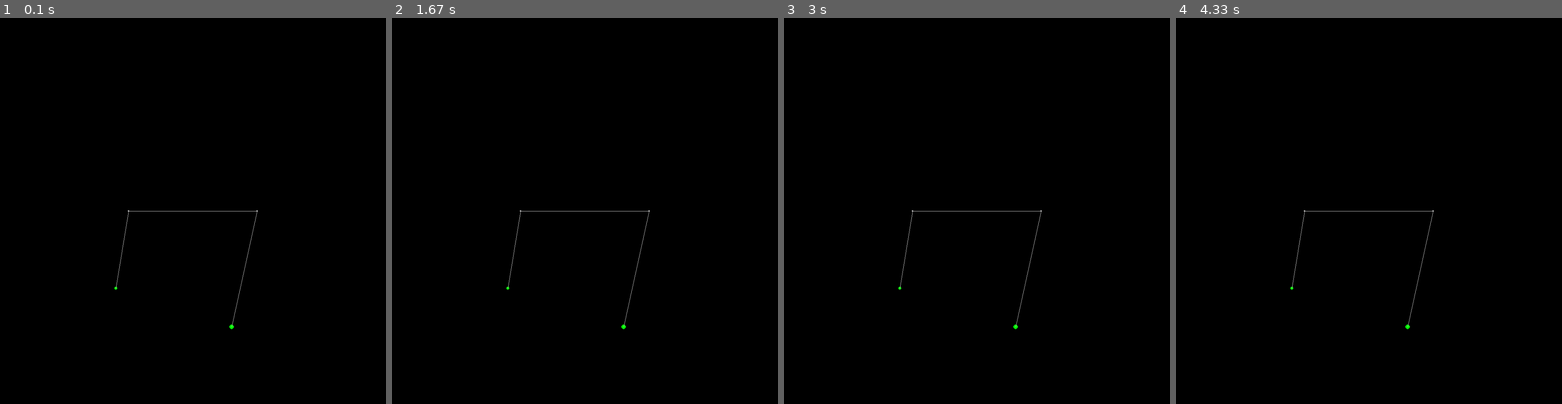
Above: before the commit, frames 1-4 (left to right).
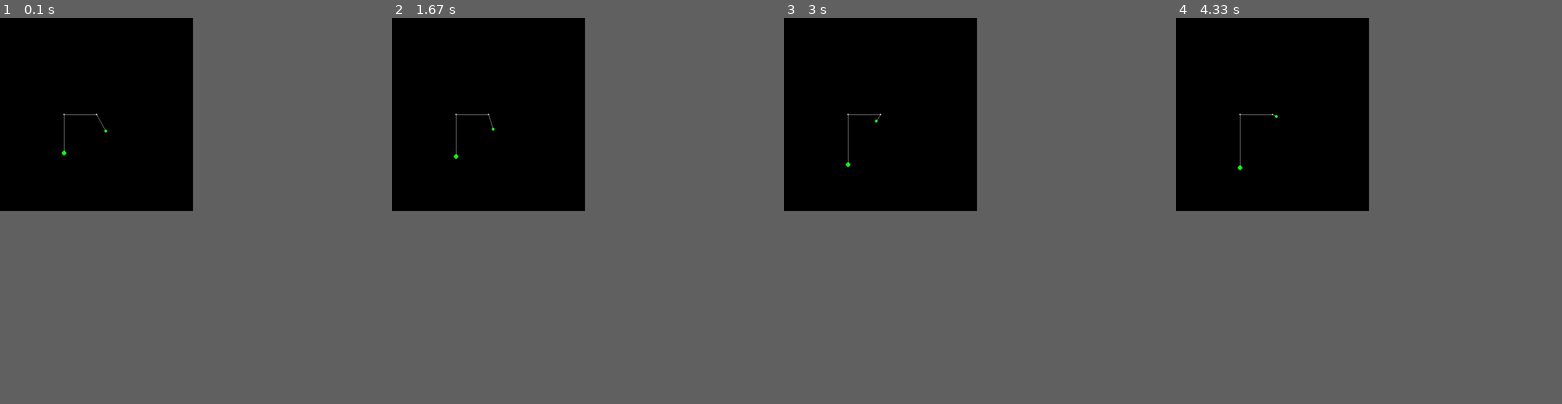
Above: after the commit, the same moments.

Repository: Tclack88/numerical_solutions
Game: pygame game, started from pygame_animation/simulation.py
Two runs of this game, one before a commit and one after it. Both use one fixed random seed, a clock stepped at 60 frames per second and the inputs below.
Inputs:
- Up to frame 1 (0.1 s): no input
- Up to frame 2 (1.67 s): no input
- Up to frame 3 (3 s): no input
- Up to frame 4 (4.33 s): no input
In our replay, the window is 900x900 before the commit and 450x450 after it. These sizes can differ from the game's own. Grey fills any space a smaller window leaves; there, only what the larger window draws over its background counts as a difference.

The runs differ from the first frame. In frame 1, 0.2% of the frame differs, in the area x 16-67%, y 24-81%; in frame 2, 0.2%; in frame 3, 0.2%; in frame 4, 0.2%.

Commit message:
poor and sloppy attempt to make atwood in simulation

Diff:
--- a/pygame_animation/atwood.py
+++ b/pygame_animation/atwood.py
@@ -1,59 +1,76 @@
-import matplotlib.pyplot as plt
-import matplotlib
 import numpy as np
 from numpy import pi, cos, sin
-from random import random as rand
-import scipy
-from scipy.integrate import odeint, solve_ivp
+from scipy.integrate import solve_ivp
 
-g = 9.807
-m = 1
-M = 3
-L = 1.5 # length of rope
-d = 1 # distance between pulleys
+# g = 9.807
+# m = 1
+# M = 3
+# L = 1.5 # length of rope
+# d = 1 # distance between pulleys
 
-def derivatives(t,y):
-    # Expected input: y = [r, r', o, o']
-    r = y[0:2]
-    o = y[2:4]
-    r_derivs = [r[1], (m*r[0]*o[1]**2 + g*(m*cos(o[0])-M))/(m+M)] # r' and r''
-    o_derivs = [o[1], (-g*sin(o[0]) - 2*r[1]*o[1])/r[0]] # o' and o''
-    dydt =  np.array(r_derivs + o_derivs) # concat derivs and return array
-    return dydt
+class Atwood:
+    def __init__(self, g, L, m, M, d):
+        self.g = g
+        self.L = L
+        self.m = m # mass1
+        self.M = M # mass2
+        self.d = d # distance between pulleys
 
-def animate(i):
-    lim = 100 # set how amny prevous points will be included in the motion
-    ax.clear()
-    ax.set(xlim = (-2,2), ylim = (-2,2))
-    # Plot the motion of the "main mass"
-    if i <= lim:
-        ax.plot(x[:i],y[:i])
-    else:
-        ax.plot(x[i-lim:i],y[i-lim:i])
-    ax.plot([0,x[i-1]],[0,y[i-1]],lw=1,c='blue')
-    ax.plot(x[i-1],y[i-1],c='blue',marker='o',markersize=3*m)
-    # plot the motion of the other mass
-    ax.plot(x2[i-1],y2[i-1], marker='o', c='blue',markersize=3*M)
-    ax.plot([-1,x2[i-1]],[0,y2[i-1]],lw=1,c='blue')
-    # Plot pulleys and connecting rope
-    ax.plot(0,0, marker='o',c='black')
-    ax.plot(-1,0, marker='o',c='black')
-    ax.plot([-1,0],[0,0], c='blue',lw=1)
 
-y0 = np.array([1, 0, pi/6, 0]) # initial conditions (r, r', o, o')
-t_range = np.linspace(0,10,num=1001)
-plot_range = range(len(t_range))
+    def derivatives(self,t,y):
+        # Expected input: y = [r, r', o, o']
+        g = self.g
+        m = self.m
+        M = self.M
 
-sol = solve_ivp(derivatives, [t_range[0],t_range[-1]], y0, method='Radau', t_eval=t_range)
+        r = y[0:2]
+        o = y[2:4]
+        r_derivs = [r[1], (m*r[0]*o[1]**2 + g*(m*cos(o[0])-M))/(m+M)] # r', r''
+        o_derivs = [o[1], (-g*sin(o[0]) - 2*r[1]*o[1])/r[0]] # o',  o''
+        dydt =  np.array(r_derivs + o_derivs) # concat derivs and return array
+        return dydt
 
-rs = sol.y[0]
-os = sol.y[2]
-os = os - pi/2 # rotate cw by 90 deg so it's facing "down"
-rs2 = L - rs
-os2 = -pi/2*np.ones(np.shape(rs2))
+    # def animate(i):
+    #     lim = 100 # set how amny prevous points will be included in the motion
+    #     ax.clear()
+    #     ax.set(xlim = (-2,2), ylim = (-2,2))
+    #     # Plot the motion of the "main mass"
+    #     if i <= lim:
+    #         ax.plot(x[:i],y[:i])
+    #     else:
+    #         ax.plot(x[i-lim:i],y[i-lim:i])
+    #     ax.plot([0,x[i-1]],[0,y[i-1]],lw=1,c='blue')
+    #     ax.plot(x[i-1],y[i-1],c='blue',marker='o',markersize=3*m)
+    #     # plot the motion of the other mass
+    #     ax.plot(x2[i-1],y2[i-1], marker='o', c='blue',markersize=3*M)
+    #     ax.plot([-1,x2[i-1]],[0,y2[i-1]],lw=1,c='blue')
+    #     # Plot pulleys and connecting rope
+    #     ax.plot(0,0, marker='o',c='black')
+    #     ax.plot(-1,0, marker='o',c='black')
+    #     ax.plot([-1,0],[0,0], c='blue',lw=1)
 
-# convert polar to x and y for ease of plotting
-x = rs*cos(os)
-y = rs*sin(os)
-x2 = rs2*cos(os2) - 1 # subtract the distance between points
-y2 = rs2*sin(os2)
+    def solve(self, y0):
+        # y0 = (r,r',o,o')
+        g = self.g
+        m = self.m
+        M = self.M
+        L = self.L
+        d = self.d
+        #y0 = np.array([1, 0, pi/6, 0]) # initial conditions (r, r', o, o')
+        t_range = np.linspace(0,10,num=1001)
+
+        sol = solve_ivp(self.derivatives, [t_range[0],t_range[-1]], y0, method='Radau', t_eval=t_range)
+
+        rs = sol.y[0]
+        os = sol.y[2]
+        os = os - pi/2 # rotate cw by 90 deg so it's facing "down"
+        rs2 = L - rs
+        os2 = -pi/2*np.ones(np.shape(rs2))
+
+        # convert polar to x and y for ease of plotting
+        x = rs*cos(os)
+        y = rs*sin(os)*-1
+        x2 = rs2*cos(os2) # subtract the distance between points
+        y2 = rs2*sin(os2)*-1
+
+        return [x,y,x2,y2]
--- a/pygame_animation/pendulum.py
+++ b/pygame_animation/pendulum.py
@@ -1,10 +1,6 @@
-import matplotlib.pyplot as plt
-import matplotlib
 import numpy as np
 from numpy import pi, cos, sin
-from random import random as rand
-import scipy
-from scipy.integrate import odeint, solve_ivp
+from scipy.integrate import solve_ivp
 
 g = 9.807
 m1 = 1
--- a/pygame_animation/simulation.py
+++ b/pygame_animation/simulation.py
@@ -1,3 +1,6 @@
+from atwood import Atwood
+import numpy as np
+from numpy import pi, sin, cos
 import pygame
 from pygame.locals import *
 
@@ -10,11 +13,11 @@
         self.location = location
         self.mass = mass
         self.radius = 4*mass**.5 # Radius proportional to mass for effect
-        print(self.location)
+
+    def __repr__(self):
+        return f"""Mass:{self.mass}kg located at {self.location}"""
 
     def render(self, screen):
-        print('in render, location is:')
-        print(self.location)
         pygame.draw.circle(screen, (0,250,0), self.location, self.radius)
 
     def update(self, location=None, mass=None):
@@ -30,11 +33,8 @@
         """
         self.location = location
         self.radius = 2
-        print(self.location)
 
     def render(self, screen):
-        print('in render, location is:')
-        print(self.location)
         pygame.draw.circle(screen, (200,200,200), self.location, self.radius)
 
 
@@ -42,30 +42,69 @@
 class Simulation:
     def __init__(self):
         self.running = True
-        self.size = self.WIDTH, self.HEIGHT = 1000,1000
+        self.size = self.WIDTH, self.HEIGHT = 500,500
         self.screen = pygame.display.set_mode(self.size)
+        self.center = np.array([self.WIDTH/2, self.HEIGHT/2])
 
     def on_init(self):
         pygame.init()
         pygame.mixer.init()
         self.clock = pygame.time.Clock()
-        self.FPS = 30
+        self.FPS = 500
+        #self.RECALCULATE = pygame.USEREVENT + 1
+        #pygame.time.set_timer(self.RECALCULATE,3000)
+        self.state = np.array([50,0,pi/6,0]) # initial conditions
 
     def object_init(self):
-        self.pulleys = [Pulley((self.WIDTH/3,self.HEIGHT/2)),
-            Pulley((self.WIDTH*2/3, self.HEIGHT/2))]
-        self.masses = [Mass((300,700), 1),
-                Mass((600,800), 3)]
+
+        self.pulleys = [Pulley(self.center),
+                Pulley(np.array([self.WIDTH/3,self.HEIGHT/2]))]
+        # initiate masses (positions don't matter, they get handled
+        # immediately in the "recalculate" method, but mass is needed
+        self.masses = [Mass((400,400), 1),
+                Mass((self.WIDTH/3,self.HEIGHT/2+100), 3)]
+        # Initialize parameters (make editable later)
+        self.L = 150
+        self.g = 9.807
+        self.d = np.linalg.norm(np.array(self.pulleys[0].location) - np.array(self.pulleys[1].location))
+        self.recalculate(self.state) # intantiate atwood state
+
+    def recalculate(self, y0):
+        """
+        y0: [r, r', o, o']
+        """
+        m, M = self.masses[0].mass, self.masses[1].mass
+        L = self.L
+        g = self.g
+        d = self.d
+        atwood = Atwood(g, L, m, M, d)
+        [x,y,x2,y2] = atwood.solve(self.state)
+        self.x, self.y, self.x2, self.y2 = x,y,x2,y2
+        self.index = 0
 
     def on_loop(self):
         while self.running:
             self.clock.tick(self.FPS)
             for event in pygame.event.get():
+                #if event.type == self.RECALCULATE:
+                #    print("recalculating")
+                #    self.recalculate(self.state) # intantiate atwood state
+
                 if event.type == pygame.QUIT:
                     self.running = False
             # update
-            for mass in self.masses:
-                mass.update()
+            i = self.index
+            x = self.x[i]
+            y = self.y[i]
+            x2 = self.x2[i]
+            y2 = self.y2[i]
+            self.state = [x,y,x2,y2]
+
+            # TODO implement mass update
+            (newx,newy) = np.array(self.pulleys[0].location) + np.array((x,y))
+            (newx2,newy2) = np.array(self.pulleys[1].location) + np.array((x2,y2))
+            self.masses[0].update((newx,newy))
+            self.masses[1].update((newx2,newy2))
             pygame.display.update()
             # draw / render
             self.screen.fill((0,0,0))
@@ -75,11 +114,16 @@
                 pulley.render(self.screen)
 
             # draw line connecting masses and pulleys
-            points = [self.masses[0].location,
+            points = [self.masses[1].location,
+                    self.pulleys[1].location,
                     self.pulleys[0].location,
-                    self.pulleys[1].location,
-                    self.masses[1].location]
+                    self.masses[0].location]
             pygame.draw.lines(self.screen, (200,200,200), False, points)
+
+            self.index += 1
+            if self.index == 1000:
+                state = [self.x[-1], self.y[-1], self.x2[-1],self.y2[-1]]
+                self.recalculate(state)
 
         pygame.quit()
 
